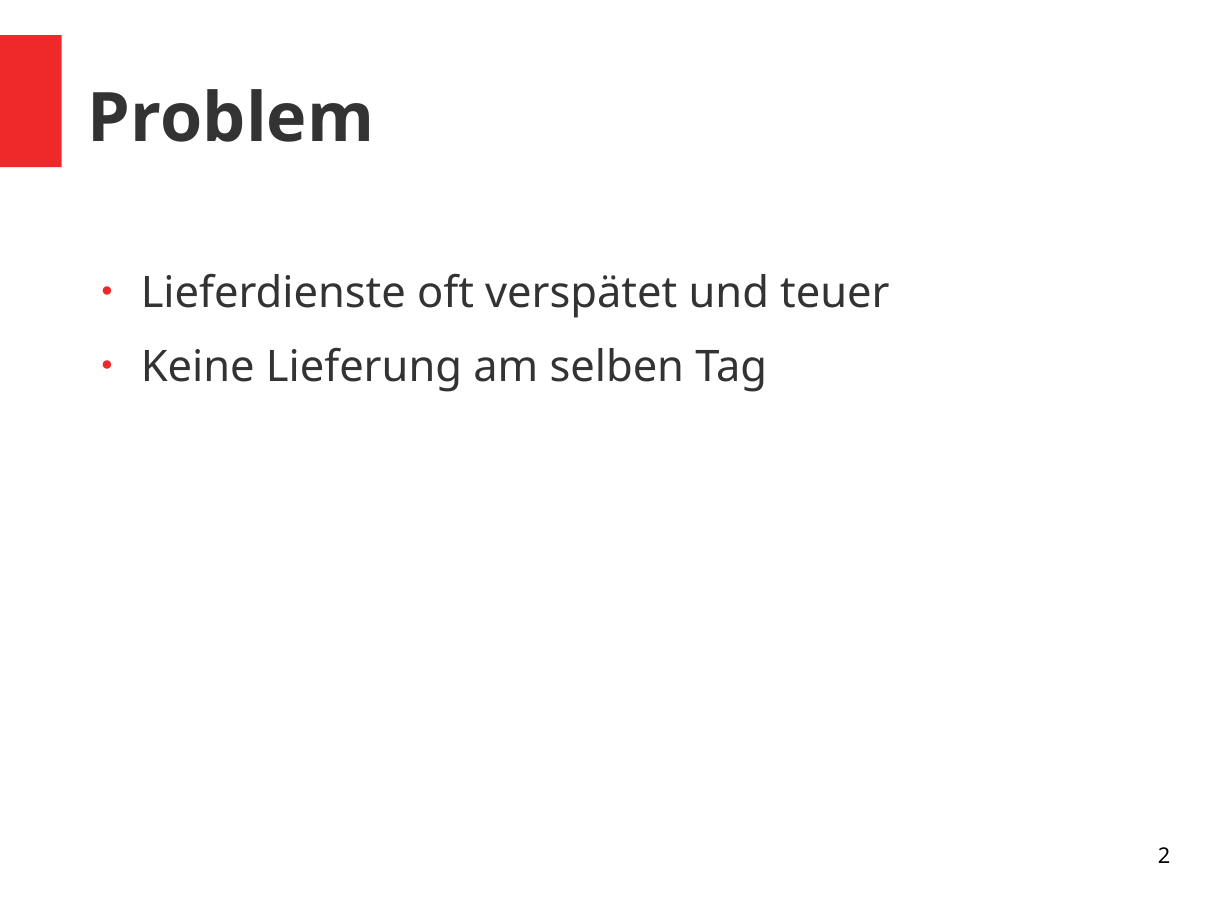
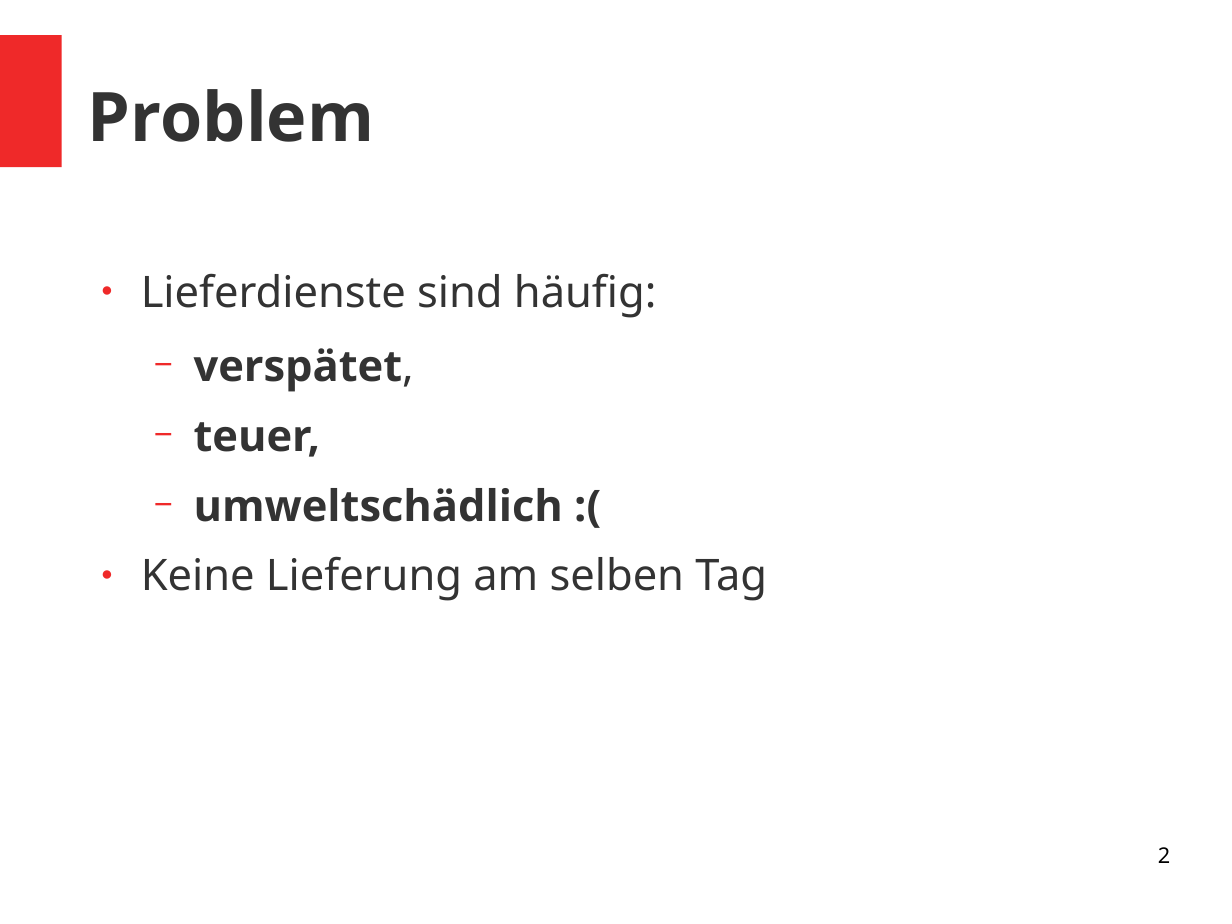
Before and after one commit to Jugendhackt/alpakapost-backend, a slide deck: slide 2 of prezi.odp. Drawn at 1232x924 pixels with LibreOffice and Linux fonts; fonts in the diff are those of the drawing. Boxes give left, top, right and bottom in pixels: in the first picture for what was removed or moved away, otherwise in the second. Text is boxed around its words. In the diff, an @@ line names an element or a change of style, - is before the commit and + after.

```diff
--- a/prezi.odp
+++ b/prezi.odp
@@ text at box(141, 273, 656, 522): text changed; bold on @@
-● Lieferdienste oft verspätet und teuer
+● Lieferdienste sind häufig:
+  − verspätet,
+  − teuer,
+  − umweltschädlich :(
```
Also in this commit, not shown: 3 other slides changed.
